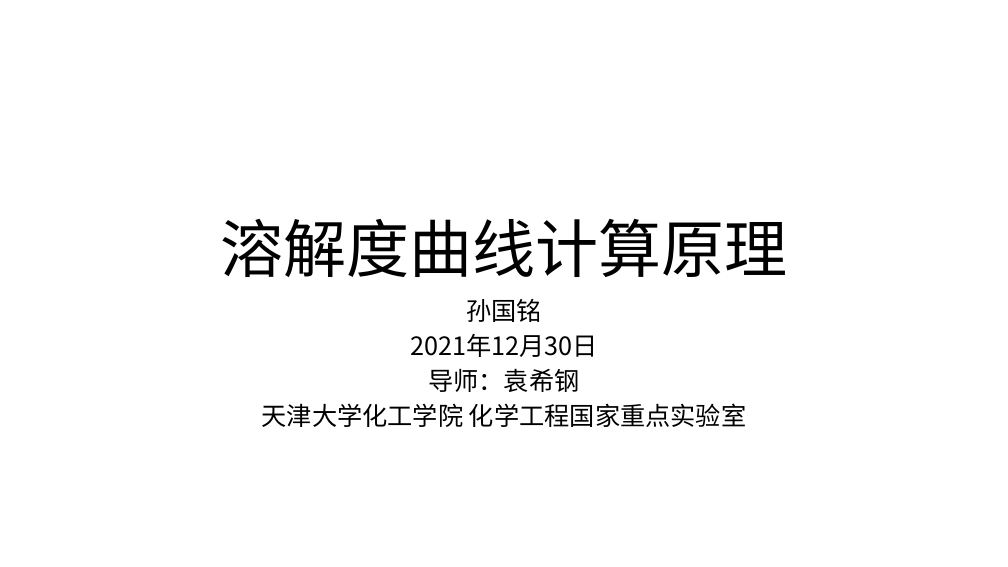
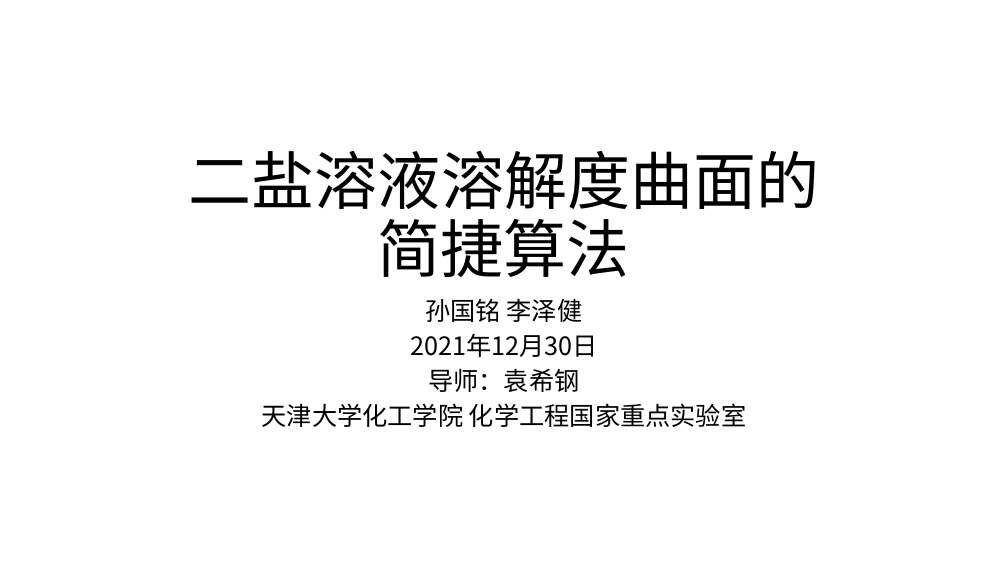
Before and after one commit to SunGuoming/CooperateWithLiZeJian, a slide deck: slide 1 of 溶解度计算原理.pptx. Drawn at 1008x567 pixels with LibreOffice and Linux fonts; fonts in the diff are those of the drawing. Boxes give left, top, right and bottom in pixels: in the first picture for what was removed or moved away, otherwise in the second. Text is boxed around its words. In the diff, an @@ line names an element or a change of style, - is before the commit and + after.

```diff
--- a/溶解度计算原理.pptx
+++ b/溶解度计算原理.pptx
@@ title at (x1=189, y1=151, x2=819, y2=277): text changed @@
-溶解度曲线计算原理
+二盐溶液溶解度曲面的
+简捷算法
@@ subtitle at (x1=426, y1=298, x2=583, y2=322): text changed @@
-孙国铭
+孙国铭 李泽健
```
Also in this commit, not shown: 1 other slide changed, 1 slide added.
